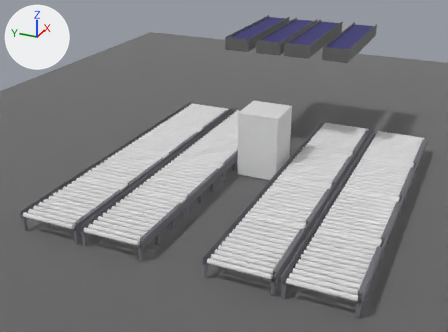
The glTF model frontend/models/cell_layout.glb as it was, and as the next commit left it.
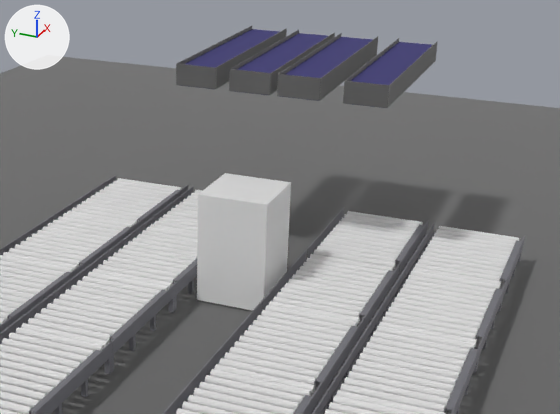
Each version is shown whole from a 50 mm lens placed at (-12.47, -4.59, 6.15), pointed at (-0.96, 0.59, 0.39), then close up on the part from 28% to 100% of the width and 0% to 72% of the height. Lighting does not change. The marker at upper left points along +X, +Y and +Z. The last two pictures show the newer version. Where no turn or scale is listed for an object, it has been applied to the vertices.

Names of what the first close-up shows: 'ChapaFrontal', 'ChapaFrontal.003', 'ChapaFrontal.009', 'ChapaFrontal.011', 'Esteira1', 'Esteira1.001', 'Esteira1.002', 'Esteira1.003', 'Pedestal', 'Piso', 'Y-Bearing Cover004.005', 'Y-Bearing Cover004.006' and 216 more.
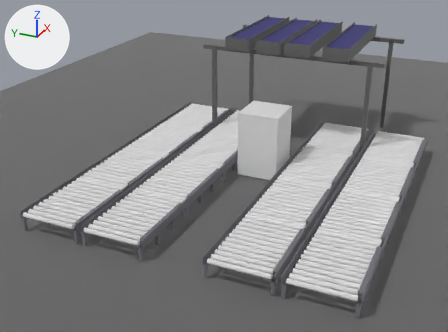
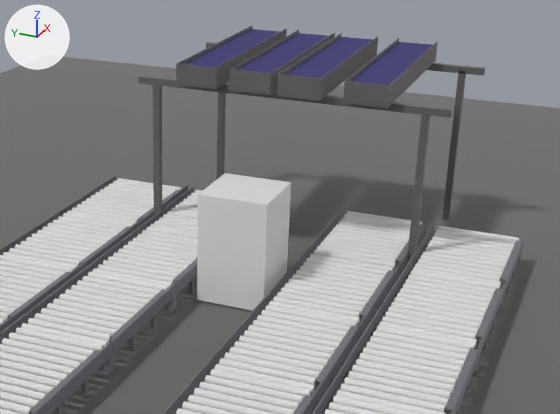
Location of each change, (x1, y1, x2, y2) in pixels of the close-ups (560 x 414 px):
'Pes_Esteira', added: after (138, 75, 452, 118)
'Pes_Esteira.002', added: after (407, 112, 430, 274)
'Pes_Esteira.003', added: after (153, 82, 162, 218)
'Pes_Esteira.004', added: after (442, 70, 466, 220)
'Pes_Esteira.005', added: after (216, 83, 226, 180)
'Pes_Esteira.001', added: after (206, 42, 485, 76)

Diff of the bpy script that builds the scene:
```diff
--- a/frontend/models/cell_layout.glb.py
+++ b/frontend/models/cell_layout.glb.py
@@ me_cube_007 @@
+me_cube_007.from_pydata(...)  # a box spanning x -0.05..0.05, y -0.05..0.05, z -1.2..1.2
+me_cube_007.materials.append(mat_mat_5)  # grey #999999
@@ me_cube_002 @@
+me_cube_002.from_pydata(...)  # a box spanning x -0.05..0.05, y -2.25..2.25, z -0.05..0.05
+me_cube_002.materials.append(mat_mat_5)  # grey #999999
@@ ob_pes_esteira_005 @@
+ob_pes_esteira_005 = bpy.data.objects.new('Pes_Esteira.005', me_cube_007)
+ob_pes_esteira_005.location = (4.0, 1.94, 1.2)
@@ ob_pes_esteira_004 @@
+ob_pes_esteira_004 = bpy.data.objects.new('Pes_Esteira.004', me_cube_007.copy())
+ob_pes_esteira_004.location = (4.0, -1.96, 1.2)
@@ ob_pes_esteira_003 @@
+ob_pes_esteira_003 = bpy.data.objects.new('Pes_Esteira.003', me_cube_007.copy())
+ob_pes_esteira_003.location = (1.45, 1.94, 1.2)
@@ ob_pes_esteira_002 @@
+ob_pes_esteira_002 = bpy.data.objects.new('Pes_Esteira.002', me_cube_007.copy())
+ob_pes_esteira_002.location = (1.45, -1.96, 1.2)
@@ ob_pes_esteira_001 @@
+ob_pes_esteira_001 = bpy.data.objects.new('Pes_Esteira.001', me_cube_002)
+ob_pes_esteira_001.location = (4.0, -0.04, 2.4)
@@ ob_pes_esteira @@
+ob_pes_esteira = bpy.data.objects.new('Pes_Esteira', me_cube_002.copy())
+ob_pes_esteira.location = (1.45, -0.04, 2.4)
```
